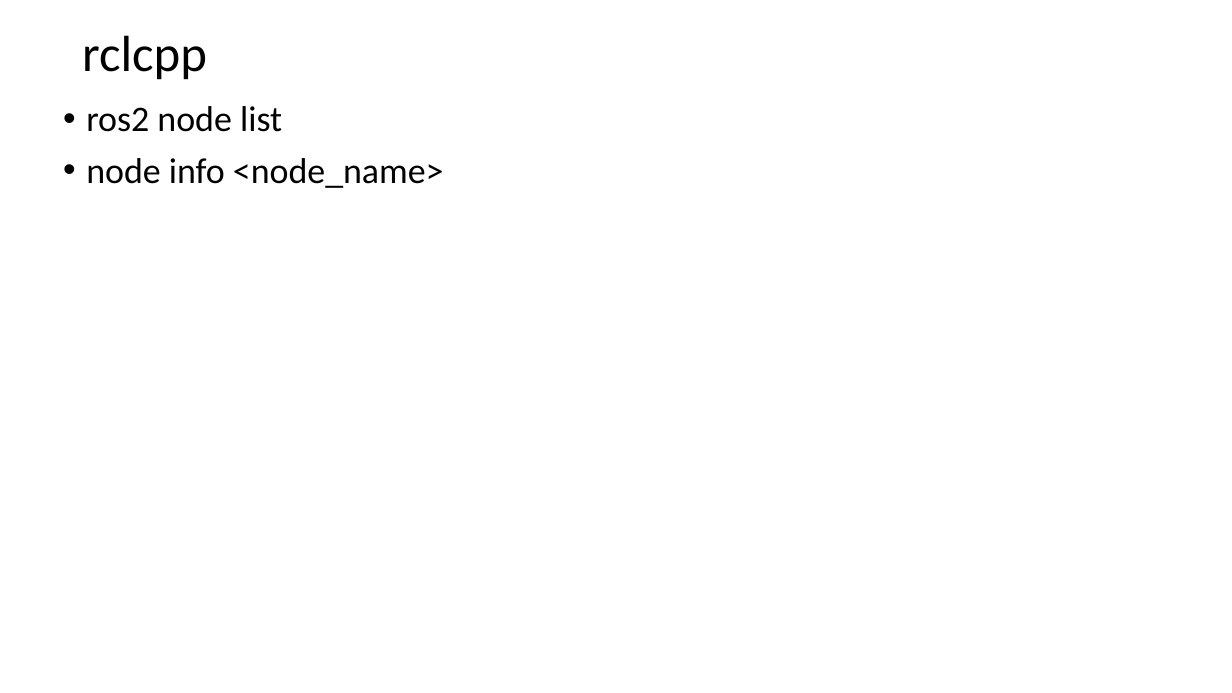
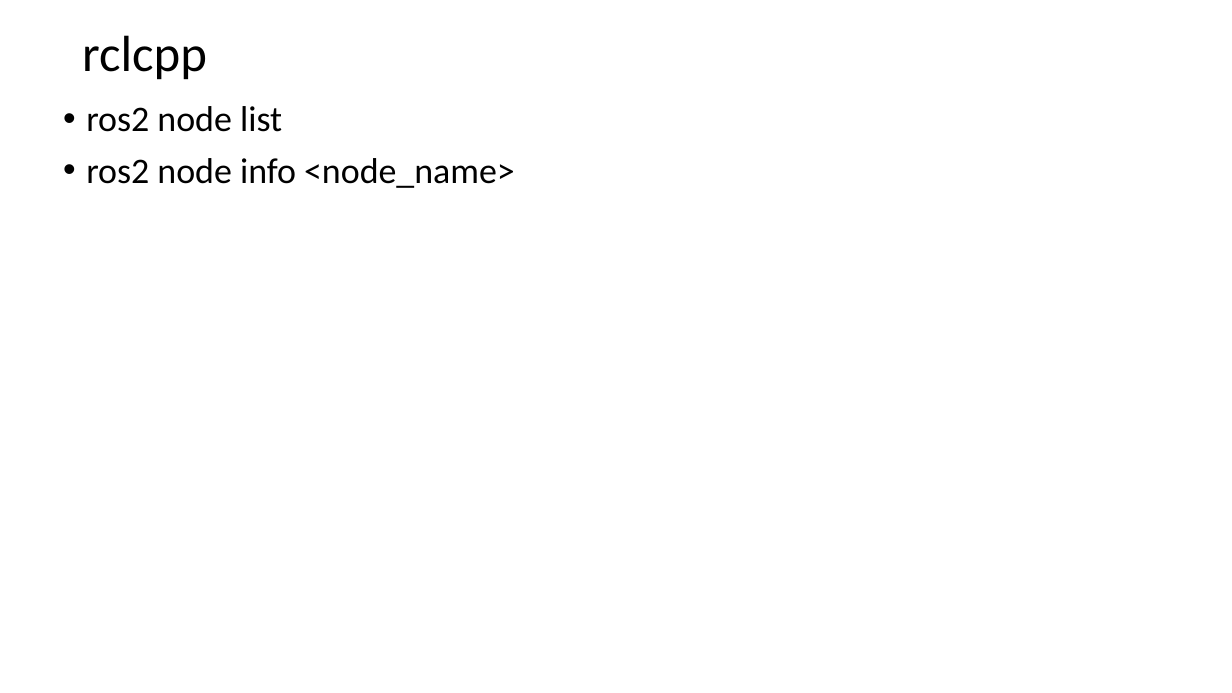
Before and after one commit to letrthong/ros2, a slide deck: slide 7 of ros2.pptx. Drawn at 1232x693 pixels with LibreOffice and Linux fonts; fonts in the diff are those of the drawing. Boxes give left, top, right and bottom in pixels: in the first picture for what was removed or moved away, otherwise in the second. Text is boxed around its words. In the diff, an @@ line names an element or a change of style, - is before the commit and + after.

```diff
--- a/ros2.pptx
+++ b/ros2.pptx
@@ text at (86,158,515,188): text changed @@
-• node info <node_name>
+• ros2 node info <node_name>
```
Also in this commit, not shown: 2 other slides changed, 1 other file.
